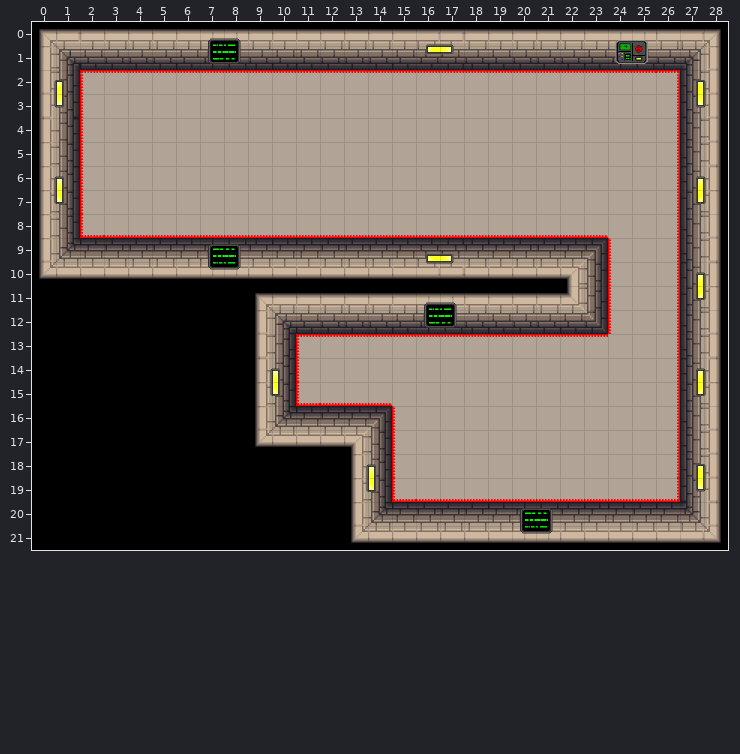
A Tiled map (JSON) gets an edit: assets/map/stage1.json. The picture above is the old version.
Cells are 32x32 px. Shown: x 0..28, y 0..21. Tiles whose own drawing changed are shown in their newer look in all pictures.
Once edited:
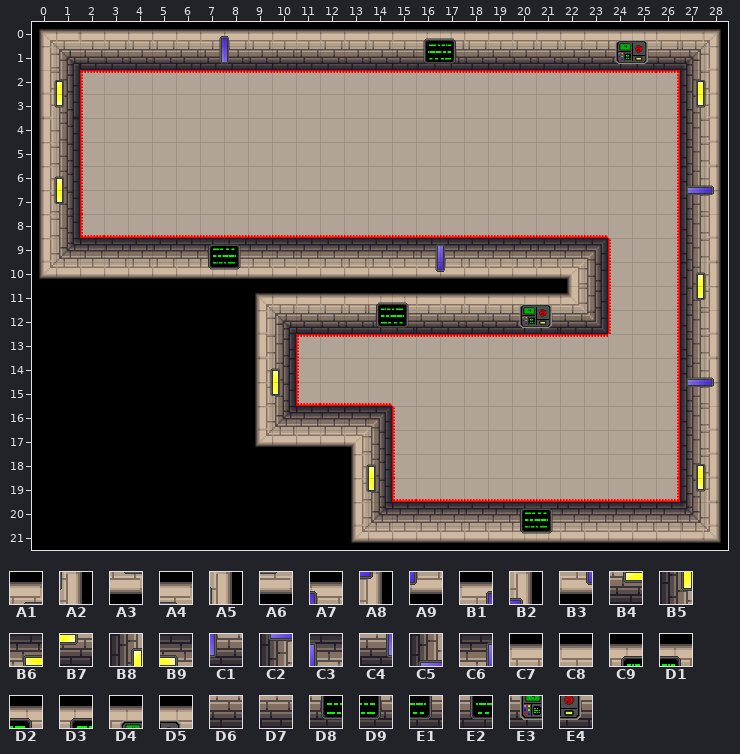
Key: from "tileset": A1 8, A2 8 flipped on the other diagonal, A3 8 flipped up-down, A4 9, A5 9 flipped on the other diagonal, A6 9 flipped up-down, A7 12 flipped left-right, A8 12 flipped on the other diagonal, A9 12 turned 180, B1 13 flipped left-right, B2 13 flipped on the other diagonal, B3 13 turned 180, B4 36, B5 36 flipped on the other diagonal, B6 36 flipped up-down, B7 37, B8 37 flipped on the other diagonal, B9 37 flipped up-down, C1 40 flipped left-right, C2 40 flipped on the other diagonal, C3 40 turned 180, C4 41 flipped left-right, C5 41 flipped on the other diagonal, C6 41 turned 180, C7 114 flipped left-right, C8 115 flipped left-right, C9 116, D1 116 flipped left-right, D2 117, D3 117 flipped left-right, D4 128, D5 129, D6 142 flipped left-right, D7 143 flipped left-right, D8 144, D9 144 flipped left-right, E1 145, E2 145 flipped left-right, E3 156, E4 157.
__ is an empty cell.
From old to new:
Layer "Wall":
y 0: x 7..8 C9 D2 -> B1 A7; x 16..17 A1 A4 -> D3 D1
y 1: x 7..8 D8 E1 -> C4 C1; x 16..17 B4 B7 -> E2 D9
y 6: x 27..28 B8 A5 -> C5 B2
y 7: x 27..28 B5 A2 -> C2 A8
y 9: x 16..17 B6 B9 -> C6 C3
y 10: x 16..17 A3 A6 -> B3 A9
y 11: x 14..17 C7 C8 C9 D2 -> C9 D2 C8 C7; x 20..21 C7 C7 -> D4 D5
y 12: x 14..17 D6 D7 D8 E1 -> D8 E1 D7 D6; x 20..21 D6 D6 -> E3 E4
y 14: x 27..28 B8 A5 -> C5 B2
y 15: x 27..28 B5 A2 -> C2 A8
